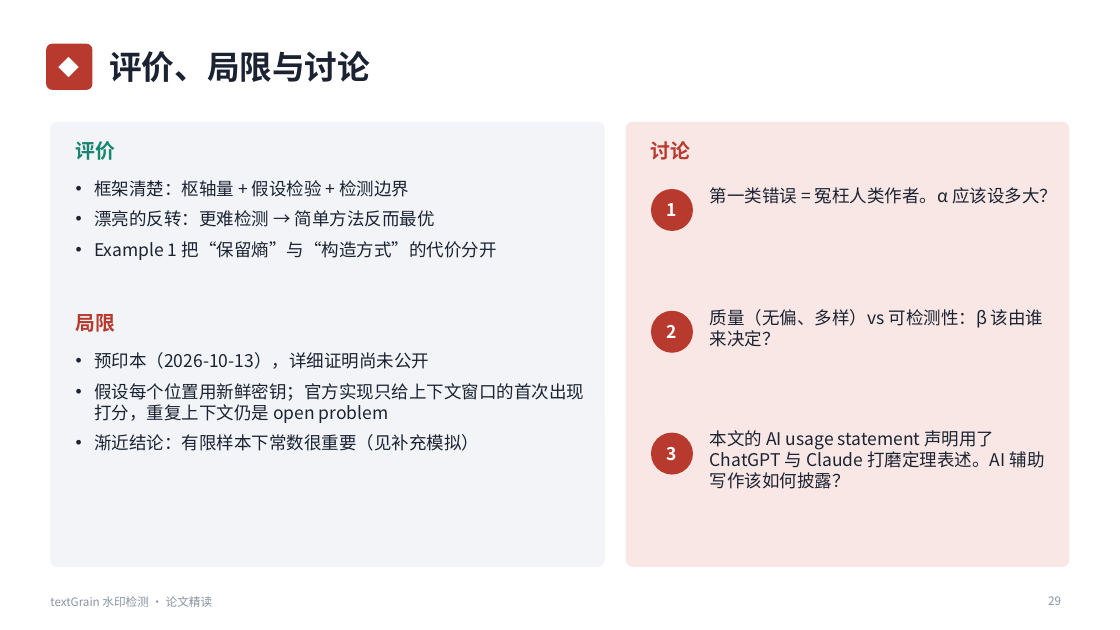
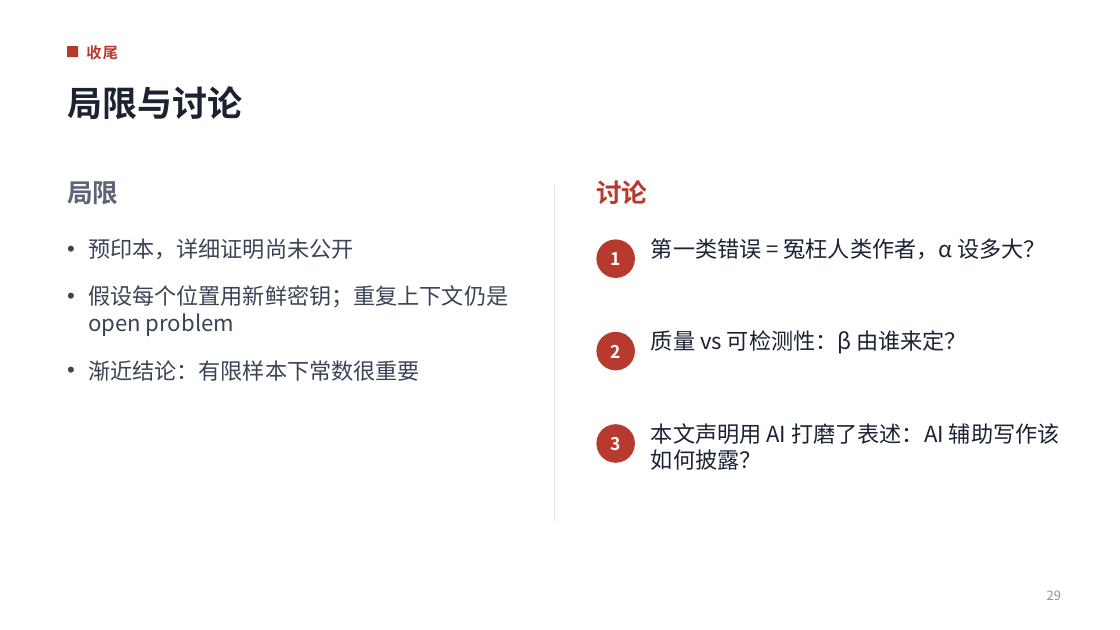
Before and after one commit to huyhoang345txt-arch/ppt, a slide deck: slide 29 of textGrain水印检测_论文精读.pptx. Drawn at 1120x630 pixels with LibreOffice and Linux fonts; fonts in the diff are those of the drawing. Boxes give left, top, right and bottom in pixels: in the first picture for what was removed or moved away, otherwise in the second. Text is boxed around its words. In the diff, an @@ line names an element or a change of style, - is before the commit and + after.

```diff
--- a/textGrain水印检测_论文精读.pptx
+++ b/textGrain水印检测_论文精读.pptx
@@ rounded rectangle removed at (46,44,92,90) @@
-◆
@@ rectangle added at (67,46,78,57), fill #B83A2E @@
@@ text added at (86,45,117,60), 13 pt, text #B83A2E, bold @@
+收尾
@@ title at (67,86,242,119): text changed; size 28 to 30 pt @@
-评价、局限与讨论
+局限与讨论
@@ rounded rectangle removed at (50,122,605,567) @@
@@ text removed at (76,141,116,160) @@
-评价
@@ rounded rectangle removed at (626,122,1070,567) @@
@@ text "局限": place and size @@
-text "局限" at (76,314,116,332)
+text "局限" at (67,181,118,205)
@@ text "局限" at (67,181,118,205): size 17 to 22 pt, text colour #B83A2E to #5B6575 @@
@@ text "讨论": place and size @@
-text "讨论" at (651,141,691,160)
+text "讨论" at (596,180,647,204)
@@ text "讨论" at (596,180,647,204): size 17 to 22 pt @@
@@ text removed at (94,180,497,260) @@
-• 框架清楚：枢轴量 + 假设检验 + 检测边界
-• 漂亮的反转：更难检测 → 简单方法反而最优
-• Example 1 把“保留熵”与“构造方式”的代价分开
@@ line added from (555, 185) to (555, 521), #DDE1E6 1 pt @@
@@ text at (88,238,508,381): text changed; size 15 to 19 pt; text colour #1B2333 to #3A4456 @@
-• 预印本（2026-10-13），详细证明尚未公开
-• 假设每个位置用新鲜密钥；官方实现只给上下文窗口的首次出现打分，重复上下文仍是 open problem
-• 渐近结论：有限样本下常数很重要（见补充模拟）
+• 预印本，详细证明尚未公开
+• 假设每个位置用新鲜密钥；重复上下文仍是 open problem
+• 渐近结论：有限样本下常数很重要
@@ ellipse "1": place and size @@
-ellipse "1" at (651,189,693,231)
+ellipse "1" at (597,239,635,278)
@@ text at (651,238,1045,259): text changed; size 15 to 19 pt @@
-第一类错误 = 冤枉人类作者。α 应该设多大？
+第一类错误 = 冤枉人类作者，α 设多大？
@@ ellipse "2": place and size @@
-ellipse "2" at (651,311,693,353)
+ellipse "2" at (597,332,635,371)
@@ text at (651,330,967,354): text changed; size 15 to 19 pt @@
-质量（无偏、多样）vs 可检测性：β 该由谁来决定？
+质量 vs 可检测性：β 由谁来定？
@@ ellipse "3": place and size @@
-ellipse "3" at (651,433,693,475)
+ellipse "3" at (597,424,635,463)
@@ text at (651,423,1060,470): text changed; size 15 to 19 pt @@
-本文的 AI usage statement 声明用了 ChatGPT 与 Claude 打磨定理表述。AI 辅助写作该如何披露？
+本文声明用 AI 打磨了表述：AI 辅助写作该如何披露？
@@ text removed at (50,596,213,607) @@
-textGrain 水印检测 · 论文精读
@@ page number at (1047,590,1061,600): size 10 to 11 pt @@
```
Also in this commit, not shown: 24 other slides changed, 6 slides added, 6 slides removed.
